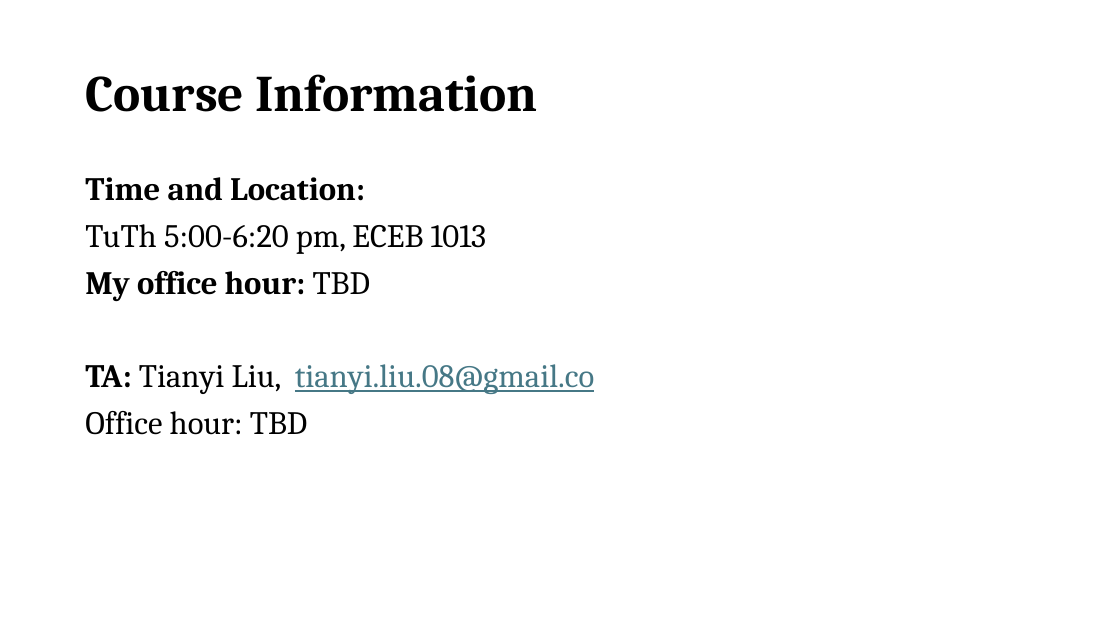
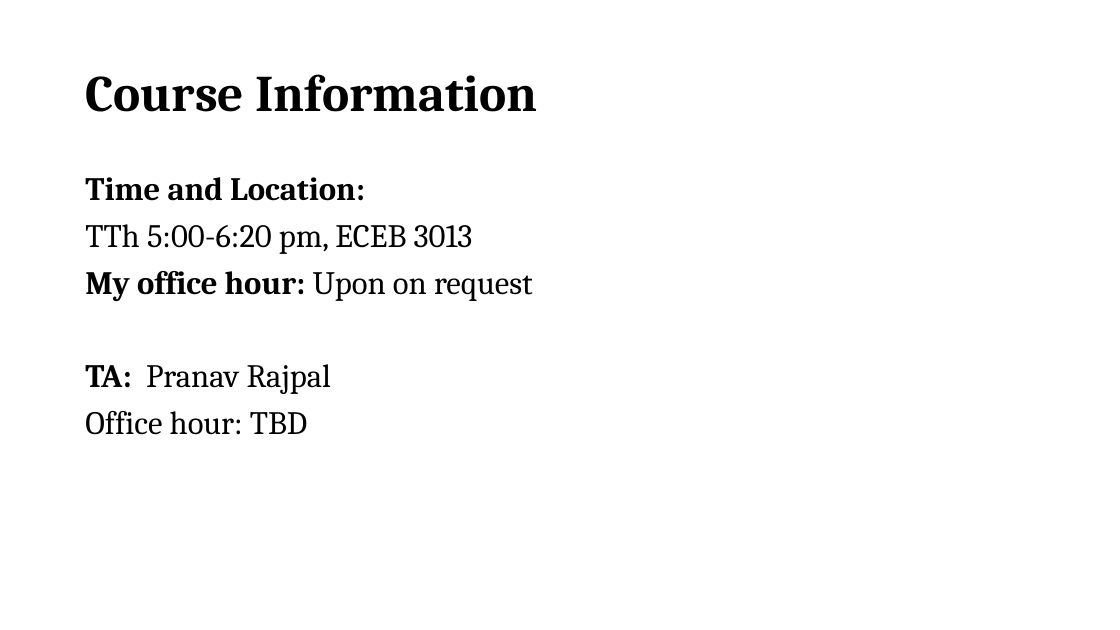
Before and after one commit to Ning0Luo/ning0luo.github.io, a slide deck: slide 3 of ece407/407-4562870-2026/lec1.pptx. Drawn at 1120x630 pixels with LibreOffice and Linux fonts; fonts in the diff are those of the drawing. Boxes give left, top, right and bottom in pixels: in the first picture for what was removed or moved away, otherwise in the second. Text is boxed around its words. In the diff, an @@ line names an element or a change of style, - is before the commit and + after.

```diff
--- a/ece407/407-4562870-2026/lec1.pptx
+++ b/ece407/407-4562870-2026/lec1.pptx
@@ text at [85, 224, 533, 394]: text changed @@
-TuTh 5:00-6:20 pm, ECEB 1013
-My office hour: TBD
-TA: Tianyi Liu, tianyi.liu.08@gmail.co
+TTh 5:00-6:20 pm, ECEB 3013
+My office hour: Upon on request
+TA: Pranav Rajpal
```
Also in this commit, not shown: 10 other slides changed, 2 slides added, 1 slide removed, 12 other files.
